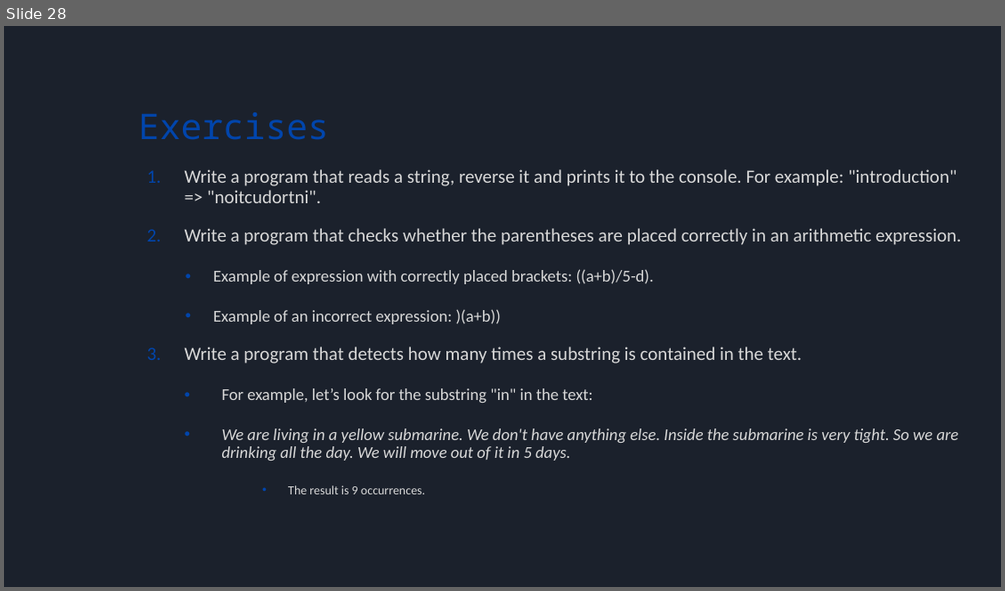
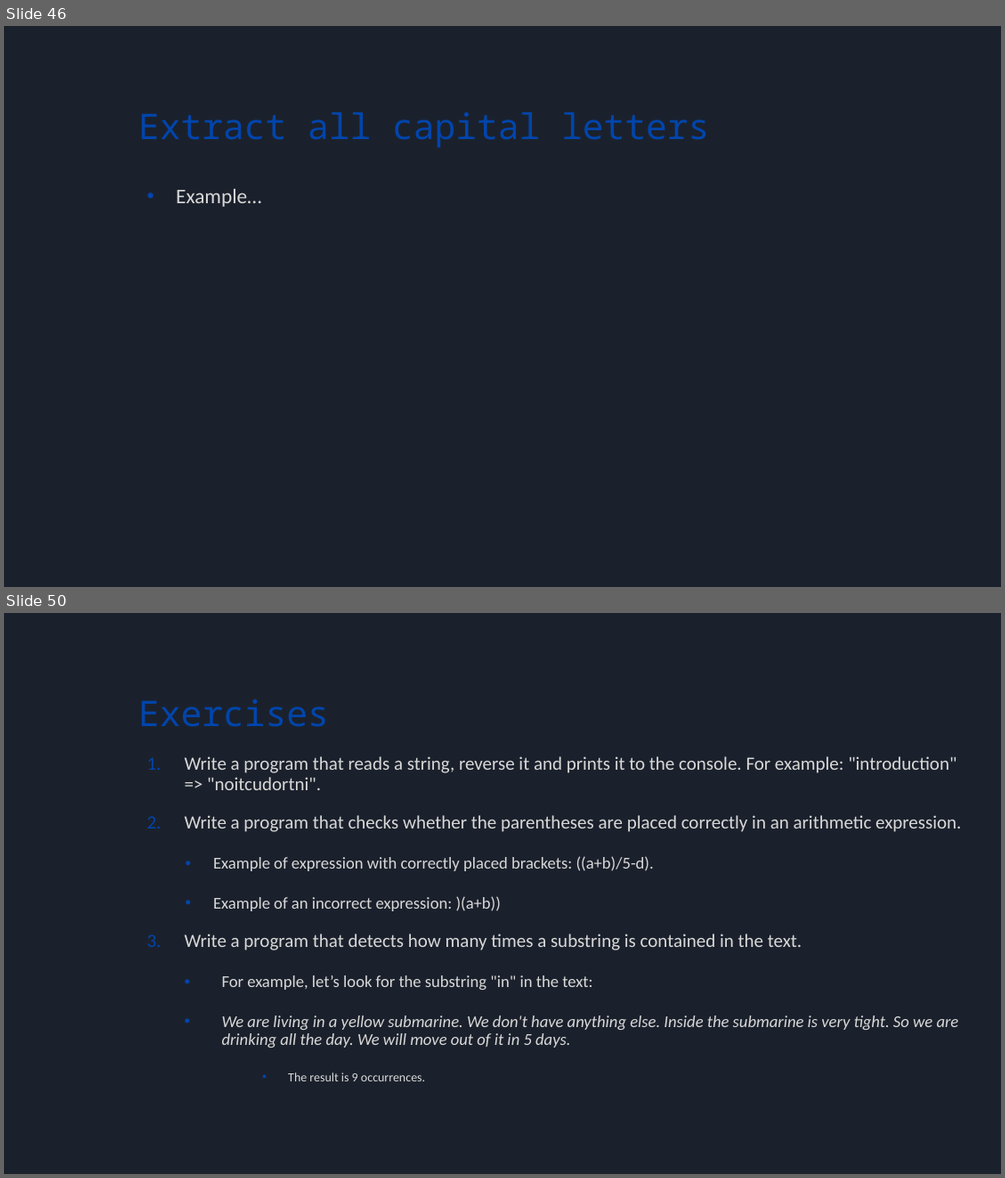
Before and after one commit to bulhard/Principles_Of_Programming, a slide deck: _Presentations/02 Working with strings and texts.pptx. Shown one above the other, each under a label of ours: slide 28 before the commit, slides 46 and 50 after it; the slides between them are not shown. The pictures are 1005x591 and 1005x1178 pixels, drawn with LibreOffice and Linux fonts; fonts in the diff are those of the drawing. Boxes give left, top, right and bottom in pixels: in the first picture for what was removed or moved away, otherwise in the second. Text is boxed around its words. In the diff, an @@ line names an element or a change of style, - is before the commit and + after.

```diff
--- a/_Presentations/02 Working with strings and texts.pptx
+++ b/_Presentations/02 Working with strings and texts.pptx
@@ slide 46 added at (4,26,1001,587), background #1B212C @@
@@ title added at (138,112,709,148), 34 pt, text #0145AC @@
+Extract all capital letters
@@ text added at (176,189,261,207), 20 pt, text #D8D8D8 @@
+• Example…
@@ what was slide 28 is now slide 50 @@
```
Also in this commit, not shown: 21 other slides added, 6 other files.
